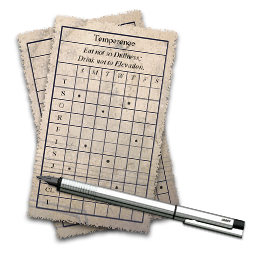
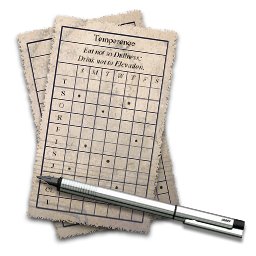
Comparing the layer stacks of the two w=256, h=256 images. Changes:
pixels changed over [34,175,247,245] (layer not identified)
